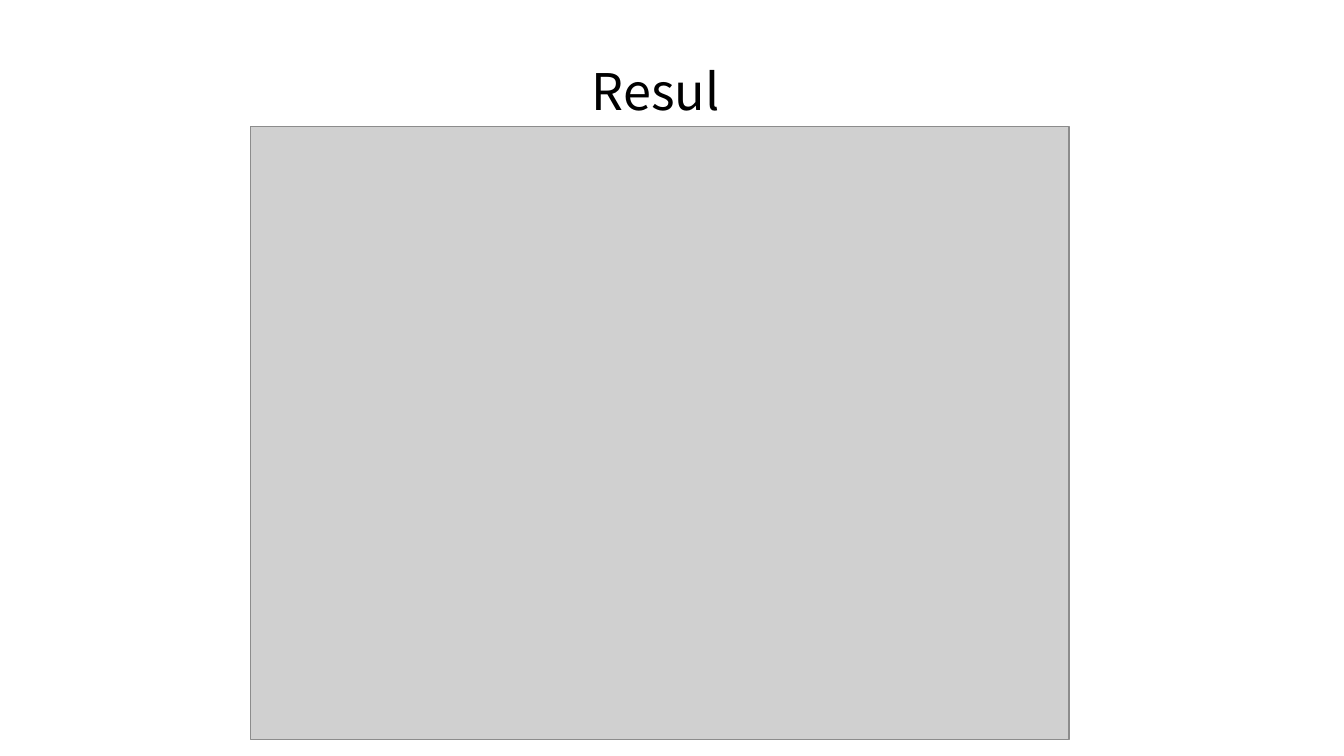
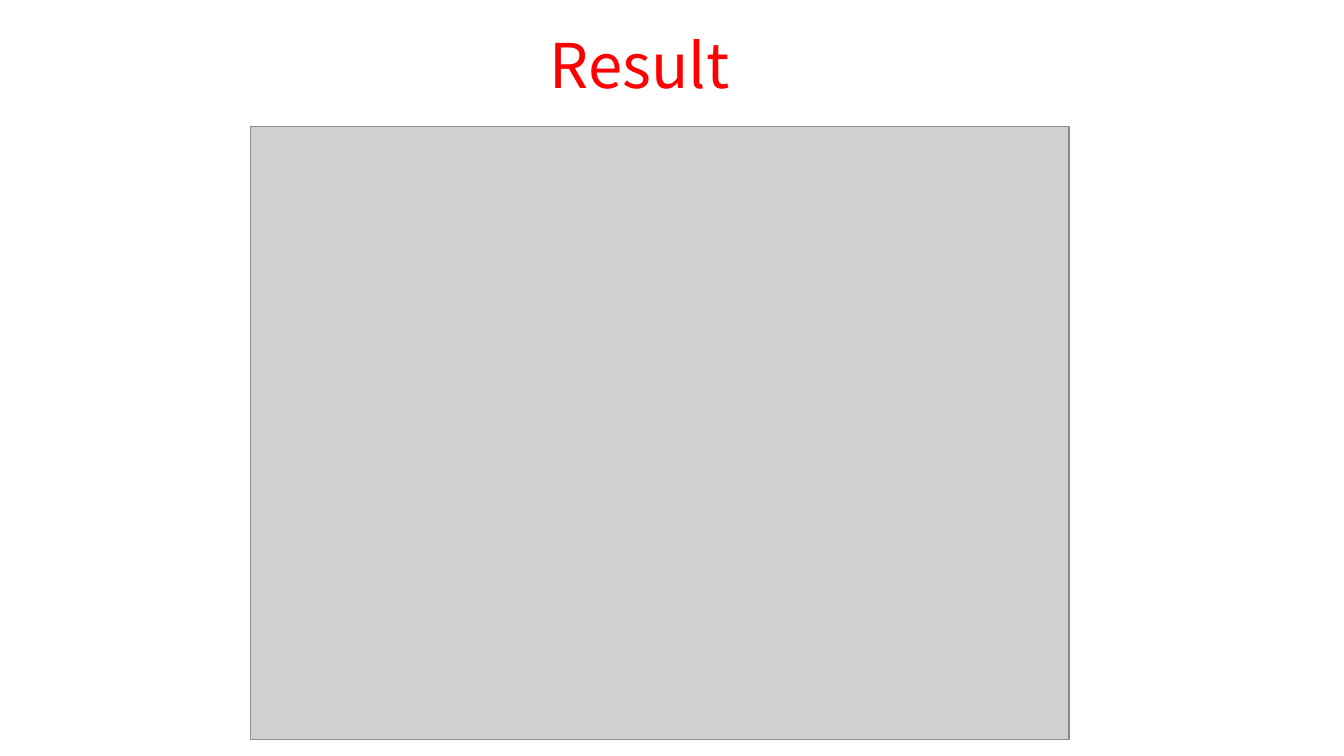
Before and after one commit to kritikakurani/YELP-RECOMMENDATION, a slide deck: slide 10 of final review.pptx (slide 12 before the commit). Drawn at 1344x756 pixels with LibreOffice and Linux fonts; fonts in the diff are those of the drawing; grey boxes stand for pictures; background and template pictures are left out. Boxes give left, top, right and bottom in pixels: in the first picture for what was removed or moved away, otherwise in the second. Text is boxed around its words. In the diff, an @@ line names an element or a change of style, - is before the commit and + after.

```diff
--- a/final review.pptx
+++ b/final review.pptx
@@ text "Result": place and size @@
-text "Result" at (582,55,738,127)
+text "Result" at (550,39,729,89)
@@ text "Result" at (550,39,729,89): size 36 to 44 pt, text colour #000000 to #FF0000 @@
```
Also in this commit, not shown: 4 other slides changed, 1 slide added, 4 slides removed, 11 other files.
